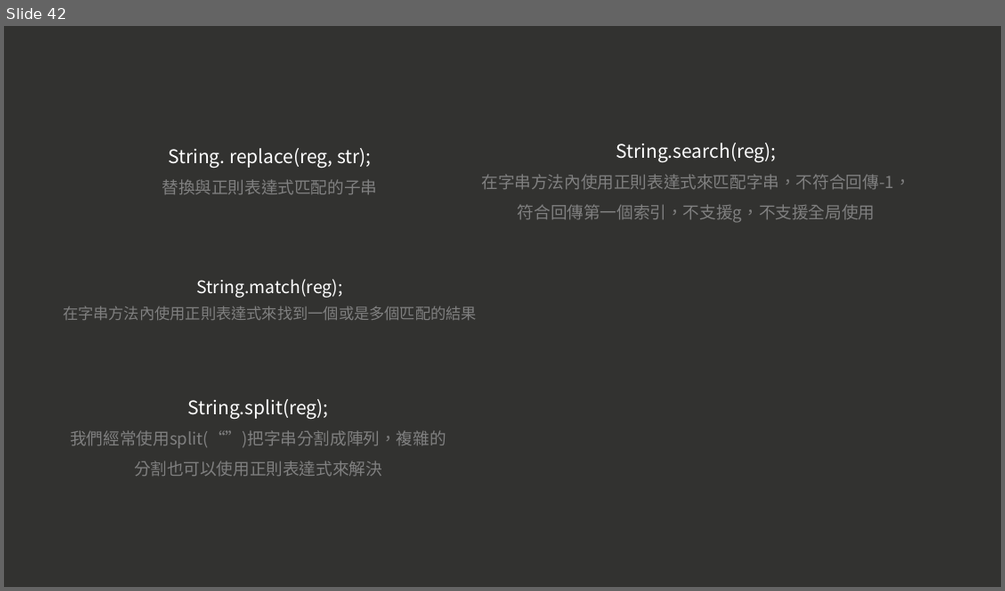
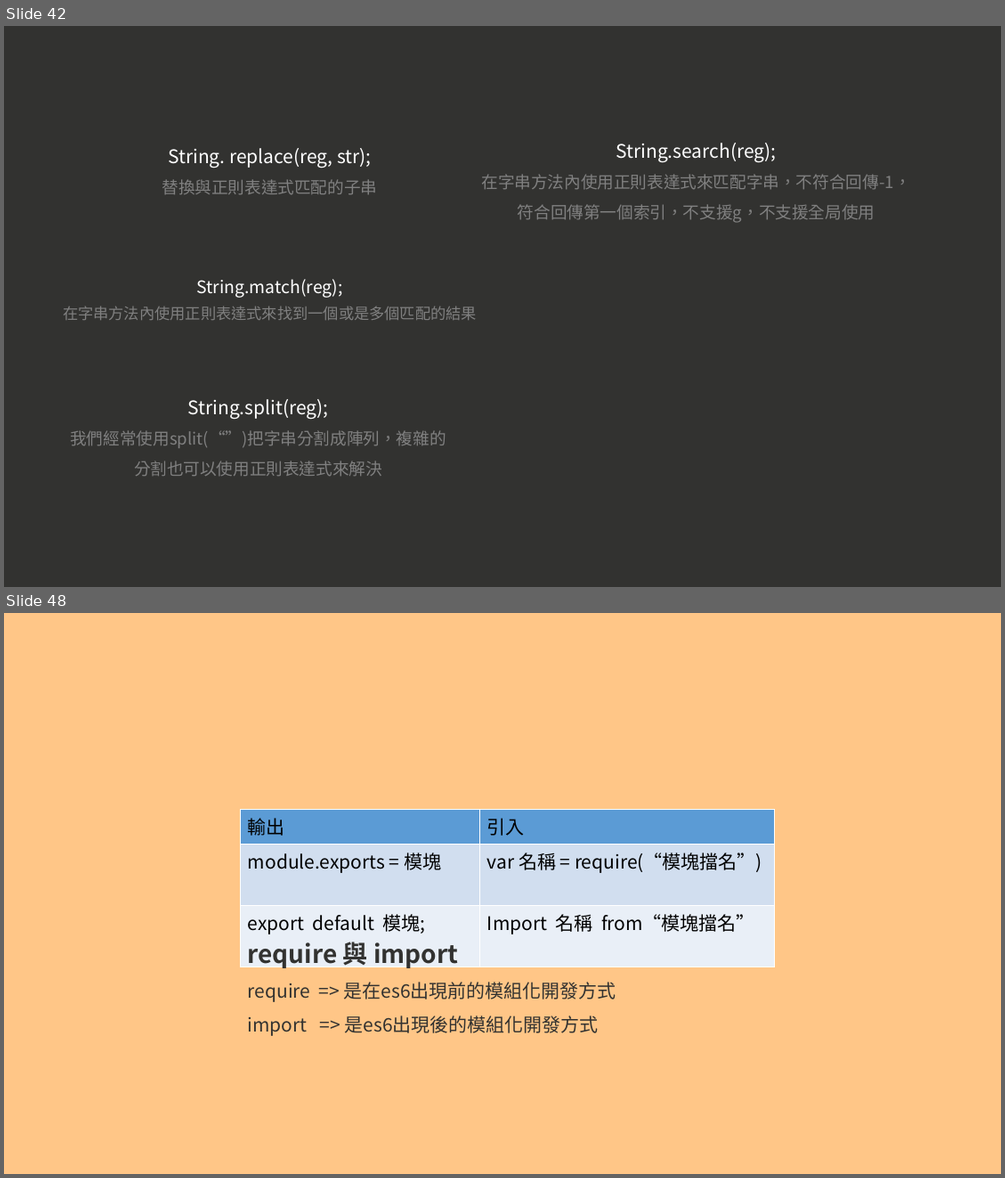
Before and after one commit to a23246542/JS_course_Intermediate_example, a slide deck: 現代 JavaScript 職人之路｜ 中階篇.pptx. Shown one above the other, each under a label of ours: slide 42 before the commit, slides 42 and 48 after it; the slides between them are not shown. The pictures are 1005x591 and 1005x1178 pixels, drawn with LibreOffice and Linux fonts; fonts in the diff are those of the drawing. Boxes give left, top, right and bottom in pixels: in the first picture for what was removed or moved away, otherwise in the second. Text is boxed around its words. In the diff, an @@ line names an element or a change of style, - is before the commit and + after.

```diff
--- a/現代 JavaScript 職人之路｜ 中階篇.pptx
+++ b/現代 JavaScript 職人之路｜ 中階篇.pptx
@@ slide 48 added at (4,613,1001,1174), background #FFC687 @@
@@ table added at (241,809,774,938), 3 rows, 2 columns @@
+輸出 | 引入
+module.exports = 模塊 | var 名稱 = require(“模塊擋名”)
+export default 模塊; | Import 名稱 from“模塊擋名”
@@ text added at (248,938,616,1036), 18 pt, text #323230 @@
+require 與 import
+require => 是在es6出現前的模組化開發方式
+import => 是es6出現後的模組化開發方式
```
Also in this commit, not shown: 5 other slides added.
